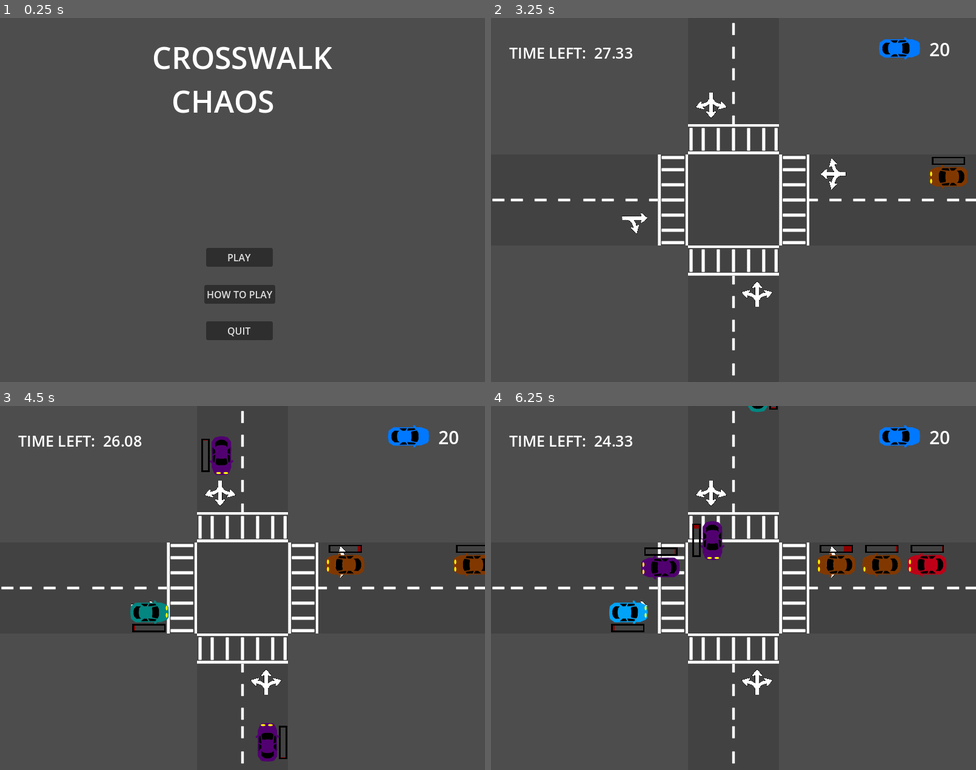
Above: before the commit, frames 1-4 (two rows, left to right).
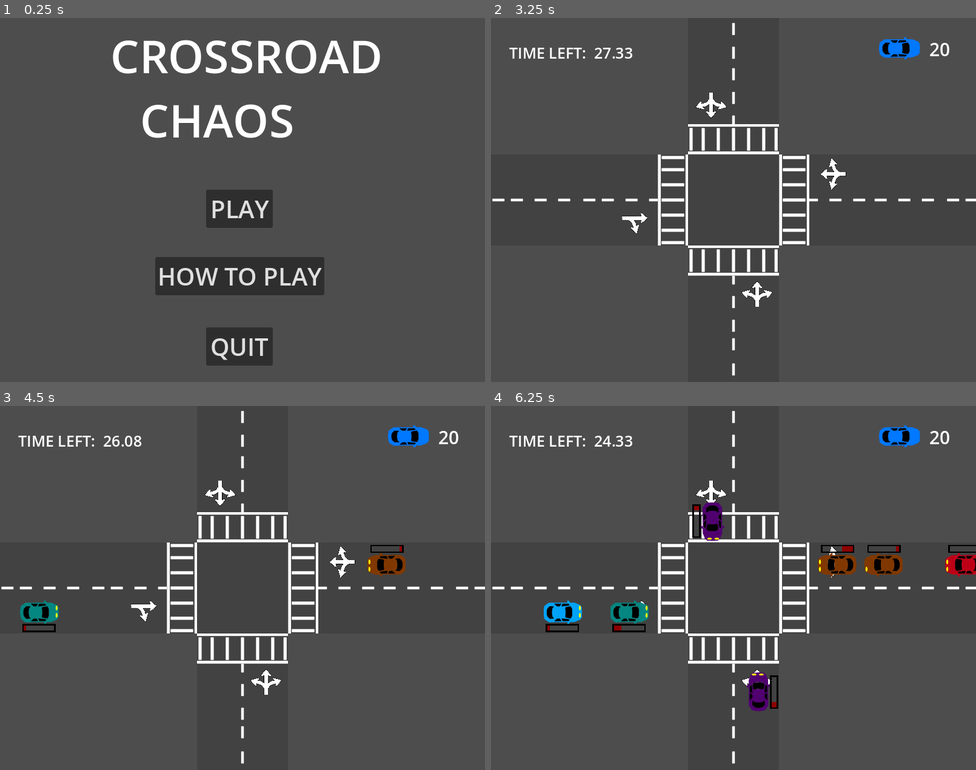
Above: after the commit, the same moments.

Repository: preciousjoker/crossguard_chaos
Game: Godot game, scene res://UI/main_menu.tscn
Same seed, same stepped clock (60 frames per second), same inputs: the game is played once before the commit and once after it. Before the commit the project has no main scene; this scene is started directly in both runs.
Inputs (mouse positions are in pixels of both pictures, inside the frame that each line leads up to):
- Up to frame 1 (0.25 s): no input
- Up to frame 2 (3.25 s): click "PLAY" at 0.5 s; move the mouse to (840, 181) at 1.27 s; tap J at 1.35, 2.1, 2.85 s; click (840, 181) at 1.42 s; move the mouse to (636, 218) at 2.02 s; click (636, 218) at 2.17 s; move the mouse to (782, 119) at 2.77 s; click (782, 119) at 2.92 s
- Up to frame 3 (4.5 s): move the mouse to (407, 566) at 3.52 s; tap J at 3.6, 4.35 s; click (407, 566) at 3.67 s; move the mouse to (135, 613) at 4.27 s; click (135, 613) at 4.42 s
- Up to frame 4 (6.25 s): move the mouse to (757, 689) at 5.02 s; tap J at 5.1, 5.85 s; click (757, 689) at 5.17 s; move the mouse to (714, 482) at 5.77 s; click (714, 482) at 5.92 s

The runs differ from the first frame. In frame 1, 10% of the frame differs, in the area x 23-79%, y 6-96%; in frame 2, 0.5%; in frame 3, 3.3%; in frame 4, 3.7%.

Commit message:
upgrade to scale with viewport

Diff:
--- a/UI/UI_LevelClearedScreen.tscn
+++ b/UI/UI_LevelClearedScreen.tscn
@@ -51,7 +51,7 @@
 grow_horizontal = 2
 grow_vertical = 0
 theme_override_font_sizes/font_size = 60
-text = "NEXT LEVEL"
+text = "PLAY AGAIN"
 
 [node name="Btn_Quit" type="Button" parent="."]
 unique_name_in_owner = true
--- a/UI/main_menu.gd
+++ b/UI/main_menu.gd
@@ -11,5 +11,5 @@
 	)
 
 	btn_how_to.pressed.connect(func() -> void:
-		get_tree().change_scene_to_file("res://UI/how_to_play.tscn")
+		get_tree().change_scene_to_file("res://lvl_how_to.tscn")
 	)
--- a/UI/main_menu.tscn
+++ b/UI/main_menu.tscn
@@ -17,13 +17,13 @@
 anchors_preset = 5
 anchor_left = 0.5
 anchor_right = 0.5
-offset_left = -310.0
-offset_top = 30.0
-offset_right = 310.0
-offset_bottom = 171.0
+offset_left = -378.0
+offset_top = 10.0
+offset_right = 392.0
+offset_bottom = 219.0
 grow_horizontal = 2
-theme_override_font_sizes/font_size = 50
-text = "CROSSWALK
+theme_override_font_sizes/font_size = 75
+text = "CROSSROAD
 CHAOS     "
 horizontal_alignment = 1
 
@@ -35,11 +35,12 @@
 anchor_right = 0.5
 anchor_bottom = 0.5
 offset_left = -60.0
-offset_top = 78.5
+offset_top = -17.0
 offset_right = 50.0
-offset_bottom = 109.5
+offset_bottom = 46.0
 grow_horizontal = 2
 grow_vertical = 2
+theme_override_font_sizes/font_size = 40
 text = "PLAY"
 
 [node name="Btn_HowTo" type="Button" parent="CanvasLayer"]
@@ -49,12 +50,13 @@
 anchor_top = 0.5
 anchor_right = 0.5
 anchor_bottom = 0.5
-offset_left = -63.5
-offset_top = 140.0
-offset_right = 53.5
-offset_bottom = 171.0
+offset_left = -144.5
+offset_top = 94.0
+offset_right = 134.5
+offset_bottom = 157.0
 grow_horizontal = 2
 grow_vertical = 2
+theme_override_font_sizes/font_size = 40
 text = "HOW TO PLAY"
 
 [node name="Btn_Quit" type="Button" parent="CanvasLayer"]
@@ -65,9 +67,10 @@
 anchor_right = 0.5
 anchor_bottom = 0.5
 offset_left = -60.0
-offset_top = 200.0
+offset_top = 210.0
 offset_right = 50.0
-offset_bottom = 231.0
+offset_bottom = 273.0
 grow_horizontal = 2
 grow_vertical = 2
+theme_override_font_sizes/font_size = 40
 text = "QUIT"
--- a/UI/ui_game_info.gd
+++ b/UI/ui_game_info.gd
@@ -10,6 +10,10 @@
 	var root = get_tree().root
 
 	GameEvents.level_timer_expired.connect(func() -> void:
+		hide()
+	)
+
+	GameEvents.car_crash.connect(func() -> void:
 		hide()
 	)
 
--- a/UI/ui_level_cleared_screen.gd
+++ b/UI/ui_level_cleared_screen.gd
@@ -11,7 +11,7 @@
 
 	btn_next_level.connect("pressed", func() -> void:
 		#load next level
-		GameEvents.load_next_level.emit()
+		get_tree().change_scene_to_file("res://Levels/Level1.tscn")
 	)
 
 	btn_quit.connect("pressed", func() -> void:
--- a/car.gd
+++ b/car.gd
@@ -152,7 +152,6 @@
 func on_input_event(viewport: Node, event: InputEvent, shape_idx: int) -> void:
 	var click = event as InputEventMouseButton
 	if click and click.is_released and click.button_index == 1:
-		print("Clicked car test")
 		can_build_rage = false
 		disable_brake_check()
 		requires_signal_to_go = false
--- a/car.tscn
+++ b/car.tscn
@@ -32,9 +32,13 @@
 collision_mask = 3
 script = ExtResource("1_fgk4r")
 stop_distance = 150.0
+max_speed = 400.0
 turn_signal_interval = 0.5
 possible_colors = Array[Color]([Color(0.741495, 0.232378, 0.688325, 1), Color(0.746815, 0, 0.0900944, 1), Color(0, 0.63 …(220 unchanged characters)…
 max_time = 5.0
+rage_increase = 0.4
+queue_multiplier = 1.35
+top_queue_multiplier = 1.85
 
 [node name="CarSprite" type="Sprite2D" parent="."]
 unique_name_in_owner = true
--- /dev/null
+++ b/lvl_how_to.gd
@@ -0,0 +1,57 @@
+extends Control
+@onready var btn_next = %Btn_Next
+@onready var btn_previous = %Btn_Previous
+@onready var how_to_1 = %HowTo_1
+@onready var how_to_2 = %HowTo_2
+@onready var how_to_3 = %HowTo_3
+@onready var btn_play = %Btn_Play
+
+const HOW_TO_PREFIX = "HowTo_"
+var pages: int = 0
+var current_page: int = 0
+
+# Called when the node enters the scene tree for the first time.
+func _ready() -> void:
+	show_page(0)
+
+	btn_next.connect("pressed", func() -> void:
+		current_page += 1
+		current_page = clampi(current_page, 0, 2)
+		print("Current Page on Next: %d" % current_page)
+		show_page(current_page)
+	)
+
+	btn_previous.connect("pressed", func() -> void:
+		current_page -= 1
+		current_page = clampi(current_page, 0, 2)
+		show_page(current_page)
+	)
+
+	btn_play.connect("pressed", func() -> void:
+		get_tree().change_scene_to_file("res://Levels/Level1.tscn")
+	)
+
+
+func show_page(idx: int) -> void:
+	match idx:
+		0:
+			how_to_1.show()
+			how_to_2.hide()
+			how_to_3.hide()
+			btn_next.show()
+			btn_previous.hide()
+			btn_play.hide()
+		1:
+			how_to_1.hide()
+			how_to_2.show()
+			how_to_3.hide()
+			btn_next.show()
+			btn_previous.show()
+			btn_play.hide()
+		2:
+			how_to_1.hide()
+			how_to_2.hide()
+			how_to_3.show()
+			btn_next.hide()
+			btn_previous.show()
+			btn_play.show()
--- /dev/null
+++ b/lvl_how_to.tscn
@@ -0,0 +1,807 @@
+[gd_scene load_steps=9 format=3 uid="uid://7ukhutd81ncp"]
+
+[ext_resource type="Script" path="res://lvl_how_to.gd" id="1_b2lkk"]
+[ext_resource type="Texture2D" uid="uid://c4ws8ytsvvl7x" path="res://Art/road_piece.png" id="1_w1sbr"]
+[ext_resource type="Texture2D" uid="uid://ct8n7e0ch0w3k" path="res://Art/street_piece.png" id="2_k3oac"]
+[ext_resource type="Texture2D" uid="uid://rovk7bdkfysp" path="res://Art/crosswalk.png" id="3_r5iss"]
+[ext_resource type="Texture2D" uid="uid://bhy0huwlje085" path="res://Art/base_car.png" id="4_oueqh"]
+[ext_resource type="Texture2D" uid="uid://brchckdwj0r1q" path="res://Art/car_light.png" id="5_xotu1"]
+
+[sub_resource type="StyleBoxFlat" id="StyleBoxFlat_tgpvb"]
+bg_color = Color(0.6, 0.6, 0.6, 0)
+border_width_left = 5
+border_width_top = 5
+border_width_right = 5
+border_width_bottom = 5
+border_color = Color(0, 0, 0, 1)
+
+[sub_resource type="StyleBoxFlat" id="StyleBoxFlat_4weui"]
+bg_color = Color(0.69246, 1.841e-06, 7.70092e-07, 1)
+border_width_left = 5
+border_width_top = 5
+border_width_bottom = 5
+border_color = Color(0, 0, 0, 1)
+
+[node name="Lvl_How_To" type="Control"]
+layout_mode = 3
+anchors_preset = 15
+anchor_right = 1.0
+anchor_bottom = 1.0
+grow_horizontal = 2
+grow_vertical = 2
+script = ExtResource("1_b2lkk")
+
+[node name="CanvasLayer" type="CanvasLayer" parent="."]
+
+[node name="HowTo_1" type="Control" parent="CanvasLayer"]
+unique_name_in_owner = true
+visible = false
+layout_mode = 3
+anchors_preset = 15
+anchor_right = 1.0
+anchor_bottom = 1.0
+grow_horizontal = 2
+grow_vertical = 2
+
+[node name="Lane" type="Control" parent="CanvasLayer/HowTo_1"]
+layout_mode = 1
+anchors_preset = 8
+anchor_left = 0.5
+anchor_top = 0.5
+anchor_right = 0.5
+anchor_bottom = 0.5
+offset_left = -20.0
+offset_top = -20.0
+offset_right = 20.0
+offset_bottom = 20.0
+grow_horizontal = 2
+grow_vertical = 2
+
+[node name="RoadPiece2" type="TextureRect" parent="CanvasLayer/HowTo_1/Lane"]
+layout_mode = 1
+anchors_preset = 8
+anchor_left = 0.5
+anchor_top = 0.5
+anchor_right = 0.5
+anchor_bottom = 0.5
+offset_left = -182.0
+offset_top = 123.0
+offset_right = -7.0
+offset_bottom = 334.0
+grow_horizontal = 2
+grow_vertical = 2
+rotation = 1.5708
+texture = ExtResource("1_w1sbr")
+expand_mode = 1
+
+[node name="Lane2" type="Control" parent="CanvasLayer/HowTo_1"]
+layout_mode = 1
+anchors_preset = 8
+anchor_left = 0.5
+anchor_top = 0.5
+anchor_right = 0.5
+anchor_bottom = 0.5
+offset_left = 25.0
+offset_top = -175.0
+offset_right = 65.0
+offset_bottom = -135.0
+grow_horizontal = 2
+grow_vertical = 2
+
+[node name="RoadPiece2" type="TextureRect" parent="CanvasLayer/HowTo_1/Lane2"]
+layout_mode = 1
+anchors_preset = 8
+anchor_left = 0.5
+anchor_top = 0.5
+anchor_right = 0.5
+anchor_bottom = 0.5
+offset_left = -161.0
+offset_top = 13.0
+offset_right = 32.0
+offset_bottom = 227.0
+grow_horizontal = 2
+grow_vertical = 2
+texture = ExtResource("1_w1sbr")
+expand_mode = 1
+
+[node name="RoadPiece3" type="TextureRect" parent="CanvasLayer/HowTo_1/Lane2"]
+layout_mode = 1
+anchors_preset = 8
+anchor_left = 0.5
+anchor_top = 0.5
+anchor_right = 0.5
+anchor_bottom = 0.5
+offset_left = -156.0
+offset_top = 276.0
+offset_right = 44.0
+offset_bottom = 458.0
+grow_horizontal = 2
+grow_vertical = 2
+texture = ExtResource("2_k3oac")
+expand_mode = 1
+
+[node name="Crosswalk" type="TextureRect" parent="CanvasLayer/HowTo_1"]
+layout_mode = 1
+anchors_preset = 8
+anchor_left = 0.5
+anchor_top = 0.5
+anchor_right = 0.5
+anchor_bottom = 0.5
+offset_left = -115.0
+offset_top = 124.0
+offset_right = 58.0
+offset_bottom = 191.0
+grow_horizontal = 2
+grow_vertical = 2
+rotation = 1.5708
+texture = ExtResource("3_r5iss")
+expand_mode = 1
+
+[node name="Crosswalk2" type="TextureRect" parent="CanvasLayer/HowTo_1"]
+layout_mode = 1
+anchors_preset = 8
+anchor_left = 0.5
+anchor_top = 0.5
+anchor_right = 0.5
+anchor_bottom = 0.5
+offset_left = -117.0
+offset_top = 72.0
+offset_right = 88.0
+offset_bottom = 123.0
+grow_horizontal = 2
+grow_vertical = 2
+texture = ExtResource("3_r5iss")
+expand_mode = 1
+
+[node name="CarTexture" type="TextureRect" parent="CanvasLayer/HowTo_1"]
+modulate = Color(0.0901961, 0.572549, 0, 1)
+layout_mode = 1
+anchors_preset = 8
+anchor_left = 0.5
+anchor_top = 0.5
+anchor_right = 0.5
+anchor_bottom = 0.5
+offset_left = -322.0
+offset_top = 188.0
+offset_right = -194.0
+offset_bottom = 316.0
+grow_horizontal = 2
+grow_vertical = 2
+texture = ExtResource("4_oueqh")
+expand_mode = 1
+
+[node name="Headlight_L" type="TextureRect" parent="CanvasLayer/HowTo_1"]
+layout_mode = 1
+anchors_preset = 8
+anchor_left = 0.5
+anchor_top = 0.5
+anchor_right = 0.5
+anchor_bottom = 0.5
+offset_left = -269.0
+offset_top = 174.0
+offset_right = -141.0
+offset_bottom = 302.0
+grow_horizontal = 2
+grow_vertical = 2
+texture = ExtResource("5_xotu1")
+expand_mode = 1
+
+[node name="Headlight_R" type="TextureRect" parent="CanvasLayer/HowTo_1"]
+layout_mode = 1
+anchors_preset = 8
+anchor_left = 0.5
+anchor_top = 0.5
+anchor_right = 0.5
+anchor_bottom = 0.5
+offset_left = -269.0
+offset_top = 200.0
+offset_right = -141.0
+offset_bottom = 328.0
+grow_horizontal = 2
+grow_vertical = 2
+texture = ExtResource("5_xotu1")
+expand_mode = 1
+
+[node name="CarTexture2" type="TextureRect" parent="CanvasLayer/HowTo_1"]
+modulate = Color(0.0901961, 0.298039, 1, 1)
+layout_mode = 1
+anchors_preset = 8
+anchor_left = 0.5
+anchor_top = 0.5
+anchor_right = 0.5
+anchor_bottom = 0.5
+offset_left = 3.0
+offset_top = -74.0
+offset_right = 131.0
+offset_bottom = 54.0
+grow_horizontal = 2
+grow_vertical = 2
+rotation = 1.5708
+texture = ExtResource("4_oueqh")
+expand_mode = 1
+
+[node name="Headlight_L2" type="TextureRect" parent="CanvasLayer/HowTo_1"]
+layout_mode = 1
+anchors_preset = 8
+anchor_left = 0.5
+anchor_top = 0.5
+anchor_right = 0.5
+anchor_bottom = 0.5
+offset_left = -138.0
+offset_top = -29.0
+offset_right = -10.0
+offset_bottom = 99.0
+grow_horizontal = 2
+grow_vertical = 2
+texture = ExtResource("5_xotu1")
+expand_mode = 1
+
+[node name="Headlight_R2" type="TextureRect" parent="CanvasLayer/HowTo_1"]
+layout_mode = 1
+anchors_preset = 8
+anchor_left = 0.5
+anchor_top = 0.5
+anchor_right = 0.5
+anchor_bottom = 0.5
+offset_left = -111.0
+offset_top = -28.0
+offset_right = 17.0
+offset_bottom = 100.0
+grow_horizontal = 2
+grow_vertical = 2
+texture = ExtResource("5_xotu1")
+expand_mode = 1
+
+[node name="Label" type="Label" parent="CanvasLayer/HowTo_1"]
+layout_mode = 1
+anchors_preset = 5
+anchor_left = 0.5
+anchor_right = 0.5
+offset_left = -526.0
+offset_top = 20.0
+offset_right = 524.0
+offset_bottom = 183.0
+grow_horizontal = 2
+theme_override_font_sizes/font_size = 30
+text = "Manage traffic by clicking on
+the cars that should go next."
+horizontal_alignment = 1
+
+[node name="Label2" type="Label" parent="CanvasLayer/HowTo_1"]
+layout_mode = 1
+anchors_preset = 8
+anchor_left = 0.5
+anchor_top = 0.5
+anchor_right = 0.5
+anchor_bottom = 0.5
+offset_left = 78.0
+offset_top = -123.0
+offset_right = 330.0
+offset_bottom = -51.0
+grow_horizontal = 2
+grow_vertical = 2
+theme_override_font_sizes/font_size = 15
+text = "Headlights will indicate
+which direction the cars are
+going to drive off in"
+horizontal_alignment = 1
+
+[node name="HowTo_2" type="Control" parent="CanvasLayer"]
+unique_name_in_owner = true
+visible = false
+layout_mode = 3
+anchors_preset = 15
+anchor_right = 1.0
+anchor_bottom = 1.0
+grow_horizontal = 2
+grow_vertical = 2
+
+[node name="Label" type="Label" parent="CanvasLayer/HowTo_2"]
+layout_mode = 1
+anchors_preset = 5
+anchor_left = 0.5
+anchor_right = 0.5
+offset_left = -598.0
+offset_top = 7.0
+offset_right = 599.0
+offset_bottom = 170.0
+grow_horizontal = 2
+theme_override_font_sizes/font_size = 20
+text = "Cars will build up road rage if they
+are waiting too long.
+
+Especially if they have been at the crosswalk
+before other cars"
+horizontal_alignment = 1
+
+[node name="street" type="TextureRect" parent="CanvasLayer/HowTo_2"]
+layout_mode = 1
+anchors_preset = 8
+anchor_left = 0.5
+anchor_top = 0.5
+anchor_right = 0.5
+anchor_bottom = 0.5
+offset_left = 401.0
+offset_top = 120.0
+offset_right = 582.0
+offset_bottom = 429.0
+grow_horizontal = 2
+grow_vertical = 2
+rotation = 1.5708
+texture = ExtResource("1_w1sbr")
+expand_mode = 1
+
+[node name="street2" type="TextureRect" parent="CanvasLayer/HowTo_2"]
+layout_mode = 1
+anchors_preset = 8
+anchor_left = 0.5
+anchor_top = 0.5
+anchor_right = 0.5
+anchor_bottom = 0.5
+offset_left = -95.0
+offset_top = 121.0
+offset_right = 86.0
+offset_bottom = 430.0
+grow_horizontal = 2
+grow_vertical = 2
+rotation = 1.5708
+texture = ExtResource("1_w1sbr")
+expand_mode = 1
+
+[node name="street3" type="TextureRect" parent="CanvasLayer/HowTo_2"]
+layout_mode = 1
+anchors_preset = 8
+anchor_left = 0.5
+anchor_top = 0.5
+anchor_right = 0.5
+anchor_bottom = 0.5
+offset_left = 86.0
+offset_top = 122.0
+offset_right = 268.0
+offset_bottom = 314.0
+grow_horizontal = 2
+grow_vertical = 2
+rotation = 1.5708
+texture = ExtResource("2_k3oac")
+expand_mode = 1
+
+[node name="crosswalk2" type="TextureRect" parent="CanvasLayer/HowTo_2"]
+layout_mode = 1
+anchors_preset = 8
+anchor_left = 0.5
+anchor_top = 0.5
+anchor_right = 0.5
+anchor_bottom = 0.5
+offset_left = 141.0
+offset_top = 118.0
+offset_right = 325.0
+offset_bottom = 172.0
+grow_horizontal = 2
+grow_vertical = 2
+rotation = 1.5708
+texture = ExtResource("3_r5iss")
+expand_mode = 1
+
+[node name="crosswalk3" type="TextureRect" parent="CanvasLayer/HowTo_2"]
+layout_mode = 1
+anchors_preset = 8
+anchor_left = 0.5
+anchor_top = 0.5
+anchor_right = 0.5
+anchor_bottom = 0.5
+offset_left = -43.0
+offset_top = 118.0
+offset_right = 141.0
+offset_bottom = 172.0
+grow_horizontal = 2
+grow_vertical = 2
+rotation = 1.5708
+texture = ExtResource("3_r5iss")
+expand_mode = 1
+
+[node name="Car" type="TextureRect" parent="CanvasLayer/HowTo_2"]
+modulate = Color(0.164139, 0.333468, 4.81308e-08, 1)
+layout_mode = 1
+anchors_preset = 8
+anchor_left = 0.5
+anchor_top = 0.5
+anchor_right = 0.5
+anchor_bottom = 0.5
+offset_left = -235.0
+offset_top = 190.0
+offset_right = -107.0
+offset_bottom = 318.0
+grow_horizontal = 2
+grow_vertical = 2
+texture = ExtResource("4_oueqh")
+expand_mode = 1
+
+[node name="Car2" type="TextureRect" parent="CanvasLayer/HowTo_2"]
+modulate = Color(0.595684, 0, 0.00799996, 1)
+layout_mode = 1
+anchors_preset = 8
+anchor_left = 0.5
+anchor_top = 0.5
+anchor_right = 0.5
+anchor_bottom = 0.5
+offset_left = 283.0
+offset_top = 227.0
+offset_right = 411.0
+offset_bottom = 355.0
+grow_horizontal = 2
+grow_vertical = 2
+rotation = 3.14159
+texture = ExtResource("4_oueqh")
+expand_mode = 1
+
+[node name="car_light" type="TextureRect" parent="CanvasLayer/HowTo_2"]
+layout_mode = 1
+anchors_preset = 8
+anchor_left = 0.5
+anchor_top = 0.5
+anchor_right = 0.5
+anchor_bottom = 0.5
+offset_left = -187.0
+offset_top = 176.0
+offset_right = -59.0
+offset_bottom = 304.0
+grow_horizontal = 2
+grow_vertical = 2
+texture = ExtResource("5_xotu1")
+expand_mode = 1
+
+[node name="car_light2" type="TextureRect" parent="CanvasLayer/HowTo_2"]
+layout_mode = 1
+anchors_preset = 8
+anchor_left = 0.5
+anchor_top = 0.5
+anchor_right = 0.5
+anchor_bottom = 0.5
+offset_left = -188.0
+offset_top = 206.0
+offset_right = -60.0
+offset_bottom = 334.0
+grow_horizontal = 2
+grow_vertical = 2
+texture = ExtResource("5_xotu1")
+expand_mode = 1
+
+[node name="car_light3" type="TextureRect" parent="CanvasLayer/HowTo_2"]
+layout_mode = 1
+anchors_preset = 8
+anchor_left = 0.5
+anchor_top = 0.5
+anchor_right = 0.5
+anchor_bottom = 0.5
+offset_left = 102.0
+offset_top = 86.0
+offset_right = 230.0
+offset_bottom = 214.0
+grow_horizontal = 2
+grow_vertical = 2
+texture = ExtResource("5_xotu1")
+expand_mode = 1
+
+[node name="car_light4" type="TextureRect" parent="CanvasLayer/HowTo_2"]
+layout_mode = 1
+anchors_preset = 8
+anchor_left = 0.5
+anchor_top = 0.5
+anchor_right = 0.5
+anchor_bottom = 0.5
+offset_left = 102.0
+offset_top = 111.0
+offset_right = 227.0
+offset_bottom = 239.0
+grow_horizontal = 2
+grow_vertical = 2
+texture = ExtResource("5_xotu1")
+expand_mode = 1
+
+[node name="RageMeter" type="ProgressBar" parent="CanvasLayer/HowTo_2"]
+layout_mode = 1
+anchors_preset = 8
+anchor_left = 0.5
+anchor_top = 0.5
+anchor_right = 0.5
+anchor_bottom = 0.5
+offset_left = -225.0
+offset_top = 186.0
+offset_right = -121.0
+offset_bottom = 208.0
+grow_horizontal = 2
+grow_vertical = 2
+theme_override_styles/background = SubResource("StyleBoxFlat_tgpvb")
+theme_override_styles/fill = SubResource("StyleBoxFlat_4weui")
+value = 50.0
+show_percentage = false
+
+[node name="RageMeter2" type="ProgressBar" parent="CanvasLayer/HowTo_2"]
+layout_mode = 1
+anchors_preset = 8
+anchor_left = 0.5
+anchor_top = 0.5
+anchor_right = 0.5
+anchor_bottom = 0.5
+offset_left = 163.0
+offset_top = 94.0
+offset_right = 267.0
+offset_bottom = 116.0
+grow_horizontal = 2
+grow_vertical = 2
+theme_override_styles/background = SubResource("StyleBoxFlat_tgpvb")
+theme_override_styles/fill = SubResource("StyleBoxFlat_4weui")
+value = 50.0
+show_percentage = false
+
+[node name="HowTo_3" type="Control" parent="CanvasLayer"]
+unique_name_in_owner = true
+layout_mode = 3
+anchors_preset = 15
+anchor_right = 1.0
+anchor_bottom = 1.0
+grow_horizontal = 2
+grow_vertical = 2
+
+[node name="Label" type="Label" parent="CanvasLayer/HowTo_3"]
+layout_mode = 1
+anchors_preset = 5
+anchor_left = 0.5
+anchor_right = 0.5
+offset_left = -595.0
+offset_top = 28.0
+offset_right = 602.0
+offset_bottom = 168.0
+grow_horizontal = 2
+theme_override_font_sizes/font_size = 25
+text = "If Road Rage gets too high the car will honk and
+start lurching forward. Letting you know they
+ are about to go even if you don't tell them to."
+horizontal_alignment = 1
+
+[node name="street2" type="TextureRect" parent="CanvasLayer/HowTo_3"]
+layout_mode = 1
+anchors_preset = 8
+anchor_left = 0.5
+anchor_top = 0.5
+anchor_right = 0.5
+anchor_bottom = 0.5
+offset_left = -142.0
+offset_top = 93.0
+offset_right = 66.0
+offset_bottom = 350.0
+grow_horizontal = 2
+grow_vertical = 2
+rotation = 1.5708
+texture = ExtResource("1_w1sbr")
+expand_mode = 1
+
+[node name="street4" type="TextureRect" parent="CanvasLayer/HowTo_3"]
+layout_mode = 1
+anchors_preset = 8
+anchor_left = 0.5
+anchor_top = 0.5
+anchor_right = 0.5
+anchor_bottom = 0.5
+offset_left = 400.0
+offset_top = 93.0
+offset_right = 608.0
+offset_bottom = 355.0
+grow_horizontal = 2
+grow_vertical = 2
+rotation = 1.5708
+texture = ExtResource("1_w1sbr")
+expand_mode = 1
+
+[node name="street3" type="TextureRect" parent="CanvasLayer/HowTo_3"]
+layout_mode = 1
+anchors_preset = 8
+anchor_left = 0.5
+anchor_top = 0.5
+anchor_right = 0.5
+anchor_bottom = 0.5
+offset_left = 150.0
+offset_top = 95.0
+offset_right = 350.0
+offset_bottom = 392.0
+grow_horizontal = 2
+grow_vertical = 2
+rotation = 1.5708
+texture = ExtResource("2_k3oac")
+expand_mode = 1
+
+[node name="crosswalk2" type="TextureRect" parent="CanvasLayer/HowTo_3"]
+layout_mode = 1
+anchors_preset = 8
+anchor_left = 0.5
+anchor_top = 0.5
+anchor_right = 0.5
+anchor_bottom = 0.5
+offset_left = 148.0
+offset_top = 97.0
+offset_right = 351.0
+offset_bottom = 152.0
+grow_horizontal = 2
+grow_vertical = 2
+rotation = 1.5708
+texture = ExtResource("3_r5iss")
+expand_mode = 1
+
+[node name="crosswalk3" type="TextureRect" parent="CanvasLayer/HowTo_3"]
+layout_mode = 1
+anchors_preset = 8
+anchor_left = 0.5
+anchor_top = 0.5
+anchor_right = 0.5
+anchor_bottom = 0.5
+offset_left = -86.0
+offset_top = 97.0
+offset_right = 117.0
+offset_bottom = 152.0
+grow_horizontal = 2
+grow_vertical = 2
+rotation = 1.5708
+texture = ExtResource("3_r5iss")
+expand_mode = 1
+
+[node name="Car" type="TextureRect" parent="CanvasLayer/HowTo_3"]
+modulate = Color(0.164139, 0.333468, 4.81308e-08, 1)
+layout_mode = 1
+anchors_preset = 8
+anchor_left = 0.5
+anchor_top = 0.5
+anchor_right = 0.5
+anchor_bottom = 0.5
+offset_left = -283.0
+offset_top = 185.0
+offset_right = -155.0
+offset_bottom = 313.0
+grow_horizontal = 2
+grow_vertical = 2
+texture = ExtResource("4_oueqh")
+expand_mode = 1
+
+[node name="Car2" type="TextureRect" parent="CanvasLayer/HowTo_3"]
+modulate = Color(0.595684, 0, 0.00799996, 1)
+layout_mode = 1
+anchors_preset = 8
+anchor_left = 0.5
+anchor_top = 0.5
+anchor_right = 0.5
+anchor_bottom = 0.5
+offset_left = 69.0
+offset_top = 205.0
+offset_right = 197.0
+offset_bottom = 333.0
+grow_horizontal = 2
+grow_vertical = 2
+rotation = 3.14159
+texture = ExtResource("4_oueqh")
+expand_mode = 1
+
+[node name="car_light3" type="TextureRect" parent="CanvasLayer/HowTo_3"]
+layout_mode = 1
+anchors_preset = 8
+anchor_left = 0.5
+anchor_top = 0.5
+anchor_right = 0.5
+anchor_bottom = 0.5
+offset_left = -112.0
+offset_top = 64.0
+offset_right = 16.0
+offset_bottom = 192.0
+grow_horizontal = 2
+grow_vertical = 2
+texture = ExtResource("5_xotu1")
+expand_mode = 1
+
+[node name="car_light4" type="TextureRect" parent="CanvasLayer/HowTo_3"]
+layout_mode = 1
+anchors_preset = 8
+anchor_left = 0.5
+anchor_top = 0.5
+anchor_right = 0.5
+anchor_bottom = 0.5
+offset_left = -112.0
+offset_top = 89.0
+offset_right = 16.0
+offset_bottom = 217.0
+grow_horizontal = 2
+grow_vertical = 2
+texture = ExtResource("5_xotu1")
+expand_mode = 1
+
+[node name="car_light" type="TextureRect" parent="CanvasLayer/HowTo_3"]
+layout_mode = 1
+anchors_preset = 8
+anchor_left = 0.5
+anchor_top = 0.5
+anchor_right = 0.5
+anchor_bottom = 0.5
+offset_left = -235.0
+offset_top = 171.0
+offset_right = -107.0
+offset_bottom = 299.0
+grow_horizontal = 2
+grow_vertical = 2
+texture = ExtResource("5_xotu1")
+expand_mode = 1
+
+[node name="car_light2" type="TextureRect" parent="CanvasLayer/HowTo_3"]
+layout_mode = 1
+anchors_preset = 8
+anchor_left = 0.5
+anchor_top = 0.5
+anchor_right = 0.5
+anchor_bottom = 0.5
+offset_left = -236.0
+offset_top = 201.0
+offset_right = -108.0
+offset_bottom = 329.0
+grow_horizontal = 2
+grow_vertical = 2
+texture = ExtResource("5_xotu1")
+expand_mode = 1
+
+[node name="RageMeter2" type="ProgressBar" parent="CanvasLayer/HowTo_3"]
+layout_mode = 1
+anchors_preset = 8
+anchor_left = 0.5
+anchor_top = 0.5
+anchor_right = 0.5
+anchor_bottom = 0.5
+offset_left = -49.0
+offset_top = 71.0
+offset_right = 55.0
+offset_bottom = 93.0
+grow_horizontal = 2
+grow_vertical = 2
+theme_override_styles/background = SubResource("StyleBoxFlat_tgpvb")
+theme_override_styles/fill = SubResource("StyleBoxFlat_4weui")
+value = 100.0
+show_percentage = false
+
+[node name="Btn_Next" type="Button" parent="CanvasLayer"]
+unique_name_in_owner = true
+anchors_preset = 6
+anchor_left = 1.0
+anchor_top = 0.5
+anchor_right = 1.0
+anchor_bottom = 0.5
+offset_left = -110.0
+offset_top = -1.0
+offset_right = -26.0
+offset_bottom = 49.0
+grow_horizontal = 0
+grow_vertical = 2
+theme_override_font_sizes/font_size = 30
+text = "NEXT"
+
+[node name="Btn_Previous" type="Button" parent="CanvasLayer"]
+unique_name_in_owner = true
+anchors_preset = 4
+anchor_top = 0.5
+anchor_bottom = 0.5
+offset_left = 19.0
+offset_top = -1.0
+offset_right = 172.0
+offset_bottom = 49.0
+grow_vertical = 2
+theme_override_font_sizes/font_size = 30
+text = "PREVIOUS"
+
+[node name="Btn_Play" type="Button" parent="CanvasLayer"]
+unique_name_in_owner = true
+anchors_preset = 8
+anchor_left = 0.5
+anchor_top = 0.5
+anchor_right = 0.5
+anchor_bottom = 0.5
+offset_left = -76.0
+offset_top = -6.0
+offset_right = 77.0
+offset_bottom = 44.0
+grow_horizontal = 2
+grow_vertical = 2
+theme_override_font_sizes/font_size = 30
+text = "PLAY"
--- a/project.godot
+++ b/project.godot
@@ -11,6 +11,7 @@
 [application]
 
 config/name="crossguard_chaos"
+run/main_scene="res://UI/main_menu.tscn"
 config/features=PackedStringArray("4.3", "GL Compatibility")
 config/icon="res://Art/icon.svg"
 
@@ -23,6 +24,7 @@
 window/size/viewport_width=800
 window/size/viewport_height=600
 window/size/resizable=false
+window/stretch/mode="viewport"
 
 [global_group]
 
Not shown, added: export_presets.cfg
